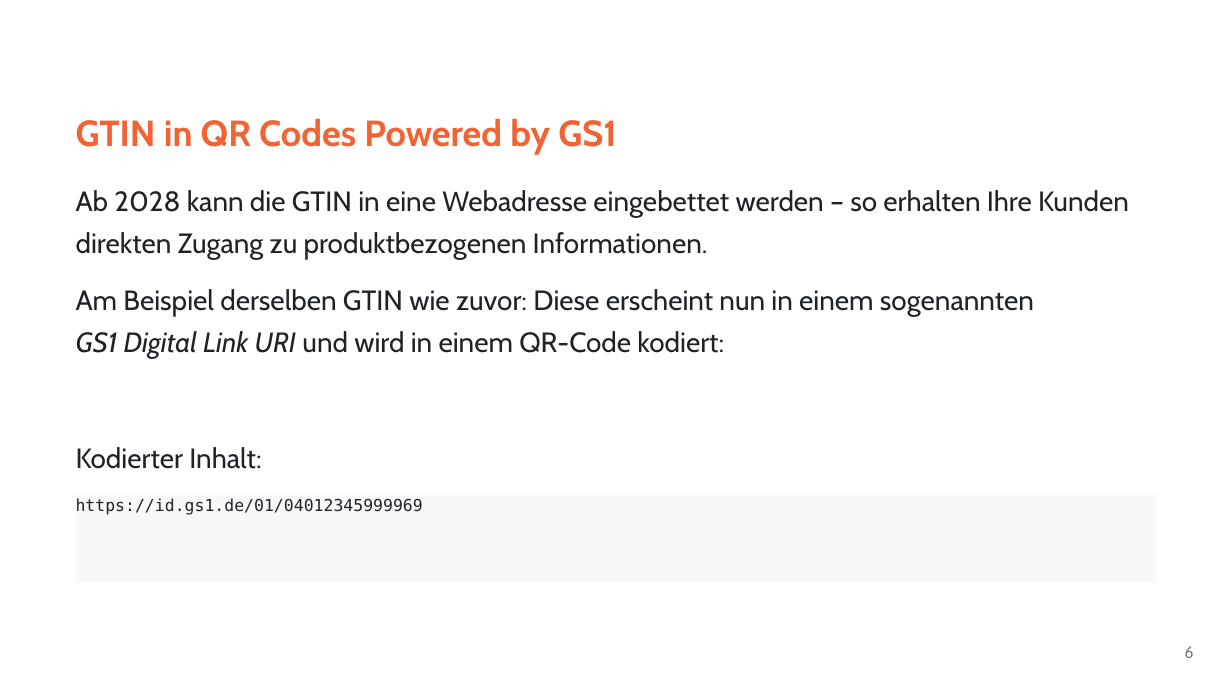
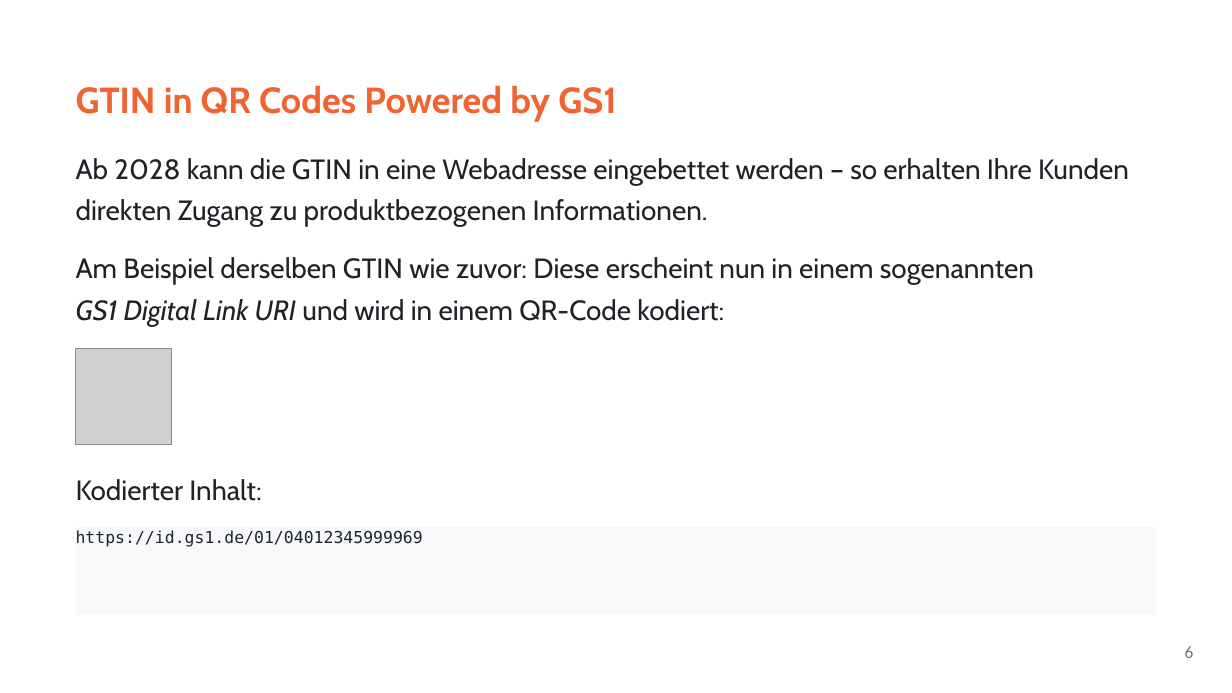
Before and after one commit to RalphTro/STREAMING_LeaningContentExperiments, a slide deck: slide 6 of autoCreatedFiles/01_GTIN_de.pptx. Drawn at 1232x693 pixels with LibreOffice and Linux fonts; fonts in the diff are those of the drawing; grey boxes stand for pictures. Boxes give left, top, right and bottom in pixels: in the first picture for what was removed or moved away, otherwise in the second. Text is boxed around its words. In the diff, an @@ line names an element or a change of style, - is before the commit and + after.

```diff
--- a/autoCreatedFiles/01_GTIN_de.pptx
+++ b/autoCreatedFiles/01_GTIN_de.pptx
@@ text "GTIN in QR Codes Powered ...": place and size @@
-text "GTIN in QR Codes Powered ..." at (76,118,617,154)
+text "GTIN in QR Codes Powered ..." at (76,85,617,122)
@@ text "Ab 2028 kann die GTIN ...": place and size @@
-text "Ab 2028 kann die GTIN ..." at (76,190,1129,259)
+text "Ab 2028 kann die GTIN ..." at (76,158,1129,227)
@@ text "Am Beispiel derselben GTIN wie ...": place and size @@
-text "Am Beispiel derselben GTIN wie ..." at (76,289,1034,358)
+text "Am Beispiel derselben GTIN wie ..." at (76,257,1034,326)
@@ picture added at (76,348,172,445) @@
@@ text "Kodierter Inhalt:": place and size @@
-text "Kodierter Inhalt:" at (76,447,261,469)
+text "Kodierter Inhalt:" at (76,479,261,501)
@@ rectangle "https://id.gs1.de/01/04012345999969": place and size @@
-rectangle "https://id.gs1.de/01/04012345999969" at (76,495,1157,583)
+rectangle "https://id.gs1.de/01/04012345999969" at (76,528,1157,616)
```
Also in this commit, not shown: 2 other slides changed, 1 other file.
